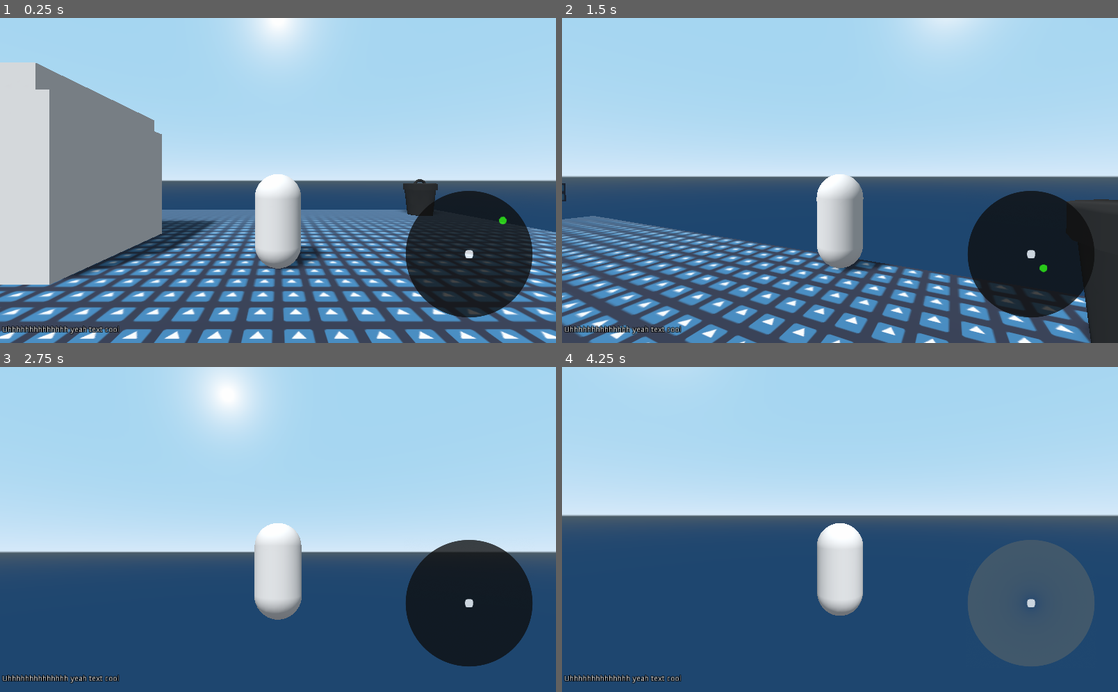
Above: before the commit, frames 1-4 (two rows, left to right).
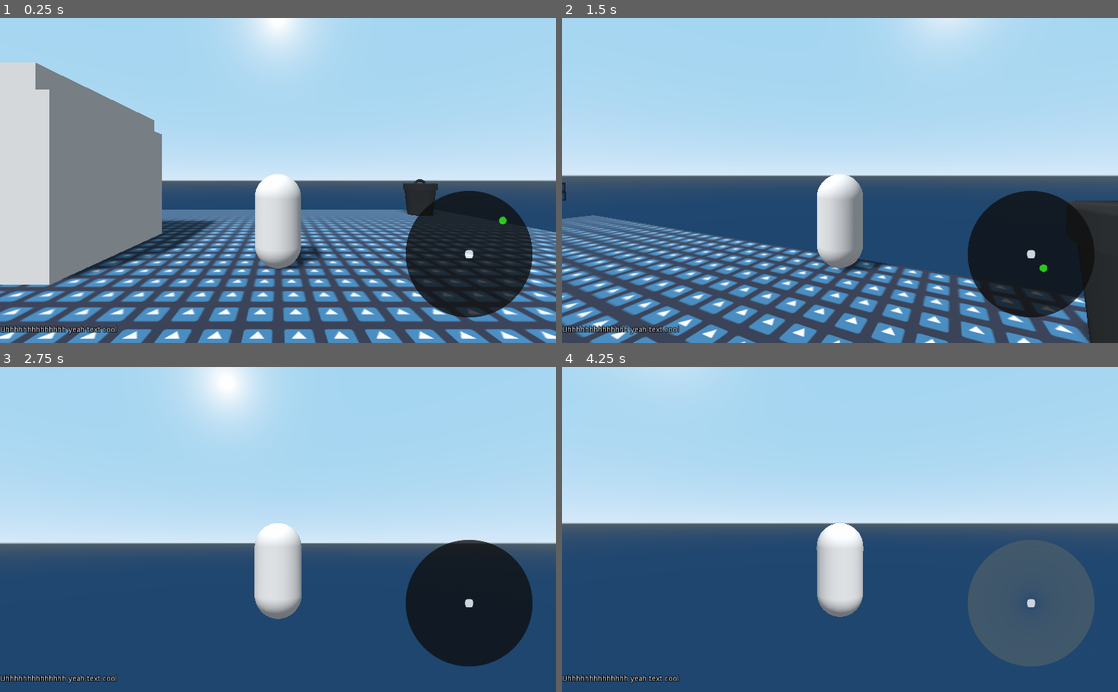
Above: after the commit, the same moments.

Repository: dotdotmod/ddm-acerola-jam-0-main
Game: Godot game, scene res://assets/native/levels/test_stage.tscn
The game is run twice, just before and just after one commit, with the same random seed, the same clock (stepped at 60 frames per second) and the same inputs. The engine's default icon, where the game draws it, is replaced by a stand-in: a white triangle on a blue panel in a dark square.
Inputs (mouse positions are in pixels of both pictures, inside the frame that each line leads up to):
- Up to frame 1 (0.25 s): no input
- Up to frame 2 (1.5 s): tap Enter at 0.5 s; move the mouse to (867, 180) at 0.52 s; hold Shift (sprint) 0.53-1.28 s; hold W (move_forward) from 0.53 s (still down); move the mouse to (812, 180) at 1.27 s; tap Shift (sprint) at 1.35 s
- Up to frame 3 (2.75 s): keep holding W (move_forward); move the mouse to (289, 523) at 2.02 s; hold Shift (sprint) from 2.03 s (still down)
- Up to frame 4 (4.25 s): keep holding W (move_forward); tap Space at 2.75 s; move the mouse to (834, 536) at 2.77 s; release Shift (sprint) at 2.78 s; tap Shift (sprint) at 2.85 s; move the mouse to (878, 532) at 3.52 s; hold Shift (sprint) from 3.53 s (still down)

The runs differ from the first frame. In frame 1, 0.3% of the frame differs, in the area x 0-22%, y 94-98%; in frame 2, 2.4%; in frame 3, 3.2%, in the area x 0-100%, y 1-98%; in frame 4, 3.2%.

Commit message:
ui work begun, camera + player updated

Diff:
--- a/assets/native/character/player.tscn
+++ b/assets/native/character/player.tscn
@@ -118,14 +118,17 @@
 anchor_right = 1.0
 anchor_bottom = 1.0
 
-[node name="MarginContainer" type="MarginContainer" parent="UI/guide/HBoxContainer"]
-margin_right = 10.0
-margin_bottom = 47.0
-
 [node name="Label" type="Label" parent="UI/guide/HBoxContainer"]
-margin_left = 4.0
 margin_top = 16.0
-margin_right = 220.0
+margin_right = 216.0
 margin_bottom = 30.0
 theme = SubResource( 7 )
 text = "Uhhhhhhhhhhhhhh yeah text cool"
+
+[node name="textbox" type="Control" parent="UI"]
+anchor_right = 1.0
+anchor_bottom = 1.0
+
+[node name="interact" type="Control" parent="UI"]
+margin_right = 40.0
+margin_bottom = 40.0
--- a/assets/native/scripts/camera_system.gd
+++ b/assets/native/scripts/camera_system.gd
@@ -30,5 +30,6 @@
 		"Manual":
 			camera.set_as_toplevel(false)
 			cam_pivot.spring_length = 5
+			v = lerp(v, 0, 0.0125)
 			cam_pivot.rotation_degrees.y = lerp(cam_pivot.rotation_degrees.y, h, 0.5)
 			cam_pivot.rotation_degrees.x = lerp(cam_pivot.rotation_degrees.x, v, 0.5)
Not shown, added: external/miko model.blend
Not shown, added: external/miko model.blend1
Not shown, added: external/objects.blend
